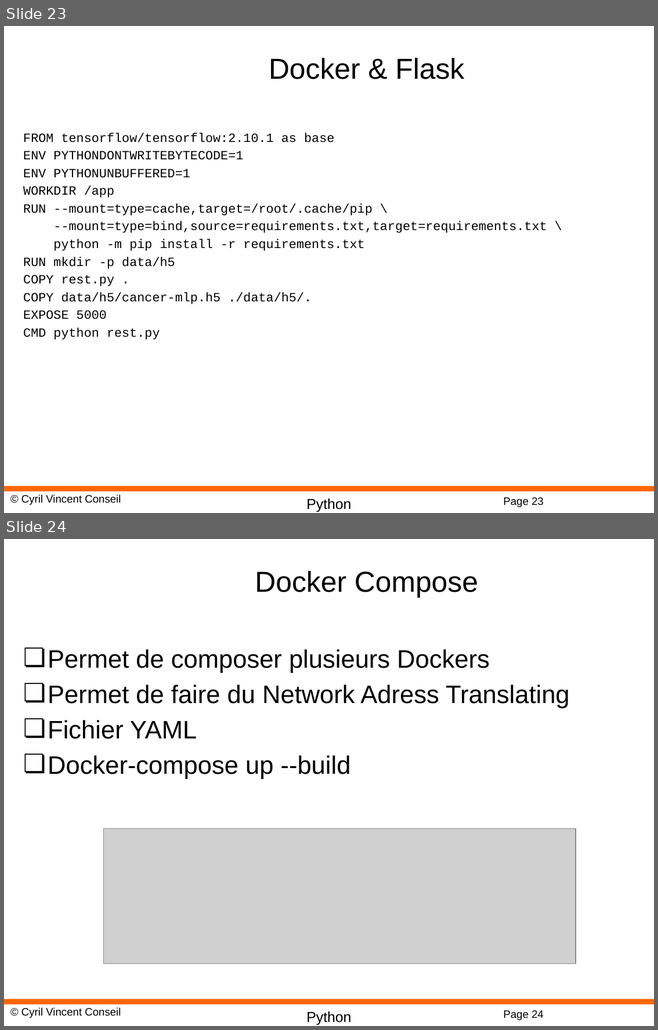
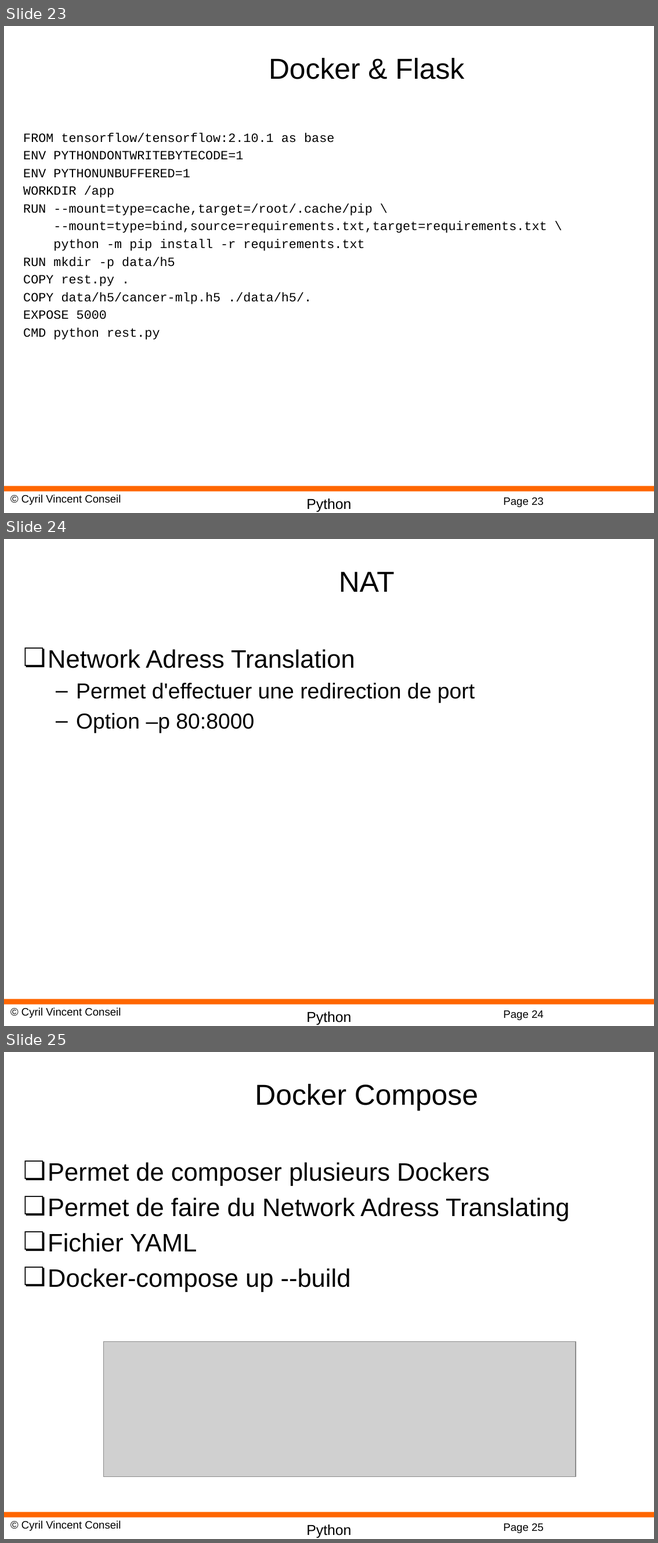
Before and after one commit to cyrilvincent/mlops, a slide deck: ppt/MLOps09-Container.pptx. Shown one above the other, each under a label of ours: slides 23 and 24 before the commit, slides 23, 24 and 25 after it. The pictures are 658x1030 and 658x1543 pixels, drawn with LibreOffice and Linux fonts; fonts in the diff are those of the drawing; grey boxes stand for pictures; background and template pictures are left out. Boxes give left, top, right and bottom in pixels: in the first picture for what was removed or moved away, otherwise in the second. Text is boxed around its words. In the diff, an @@ line names an element or a change of style, - is before the commit and + after.

```diff
--- a/ppt/MLOps09-Container.pptx
+++ b/ppt/MLOps09-Container.pptx
@@ slide 24 added at (4,539,654,1026), background #FFFFFF; not listed: 4 template elements that a slide beside it also shows @@
@@ title added at (339,571,394,592), 32 pt, text #000000 @@
+NAT
@@ text added at (48,649,474,733), 24 pt, text #000000 @@
+❏ Network Adress Translation
+  – Permet d'effectuer une redirection de port
+  – Option –p 80:8000
@@ what was slide 24 is now slide 25 @@
@@ page number at (503,1524,543,1533): text changed @@
-Page 24
+Page 25
```
Also in this commit, not shown: 28 other files.
